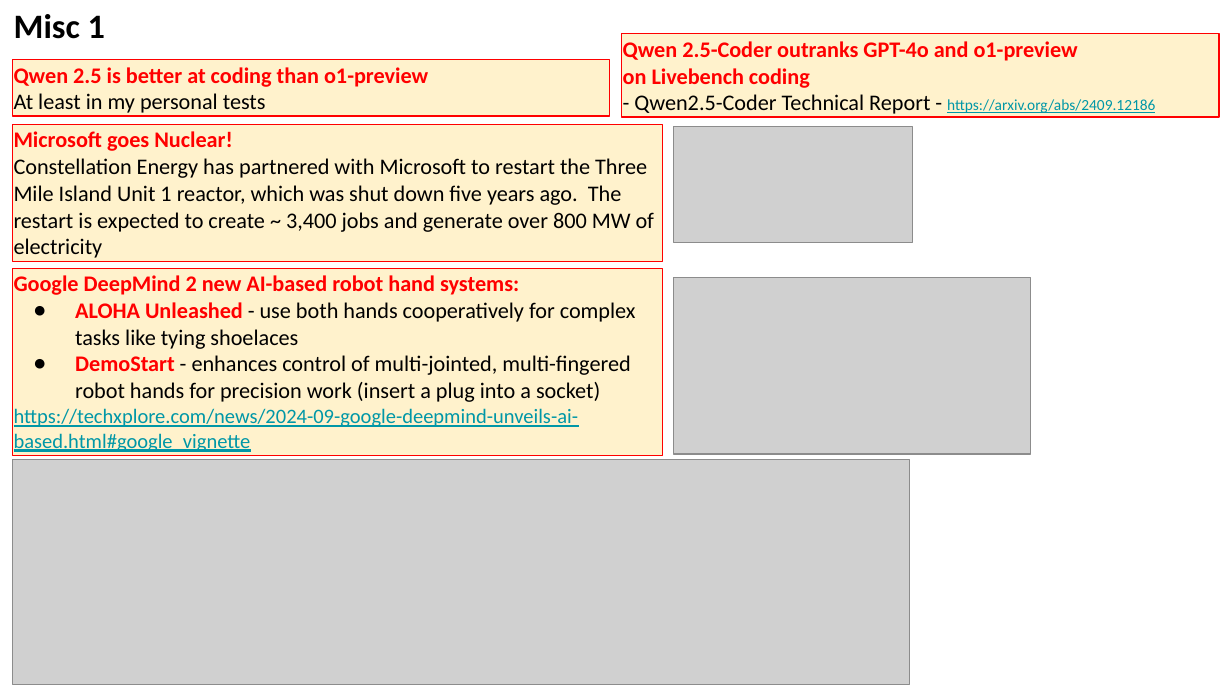
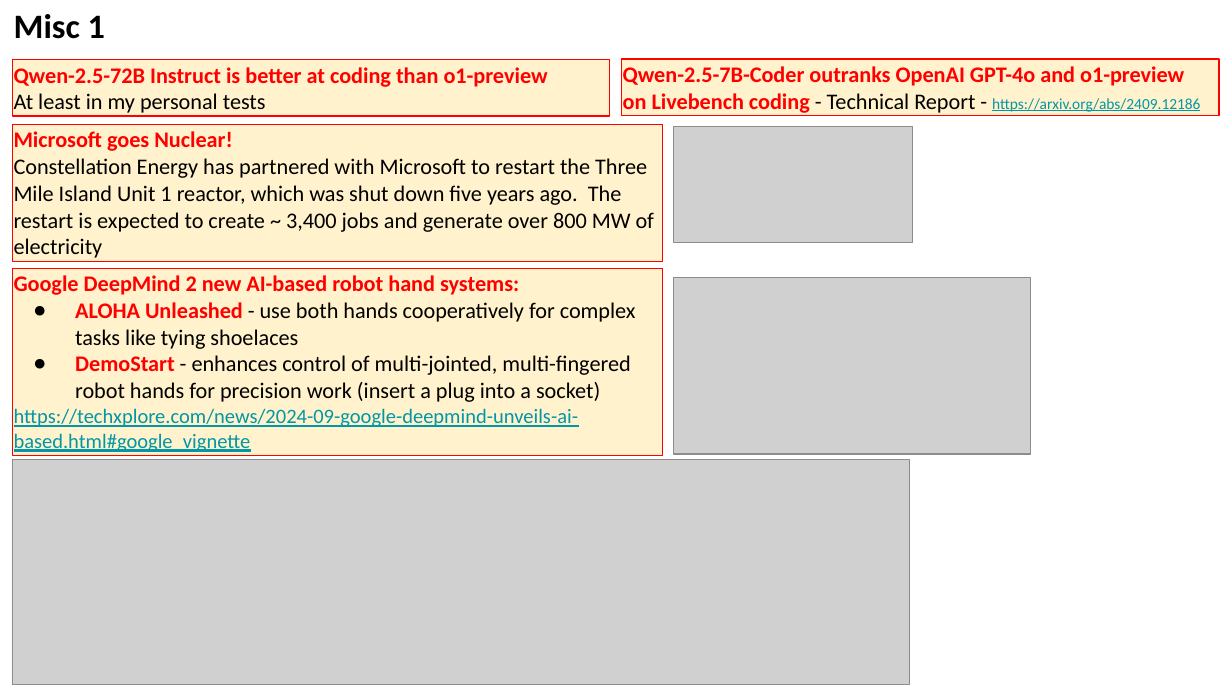
Before and after one commit to lselector/seminar, a slide deck: slide 8 of 2024/2024-09-27-AI-Updates.pptx (slide 5 before the commit). Drawn at 1232x693 pixels with LibreOffice and Linux fonts; fonts in the diff are those of the drawing; grey boxes stand for pictures. Boxes give left, top, right and bottom in pixels: in the first picture for what was removed or moved away, otherwise in the second. Text is boxed around its words. In the diff, an @@ line names an element or a change of style, - is before the commit and + after.

```diff
--- a/2024/2024-09-27-AI-Updates.pptx
+++ b/2024/2024-09-27-AI-Updates.pptx
@@ rectangle "Qwen-2.5-7B-Coder outranks OpenAI GPT-4o and ...": place and size @@
-rectangle "Qwen-2.5-7B-Coder outranks OpenAI GPT-4o and ..." at (622, 33, 1220, 117)
+rectangle "Qwen-2.5-7B-Coder outranks OpenAI GPT-4o and ..." at (622, 59, 1220, 116)
@@ text in rectangle at (14, 67, 548, 87): text changed @@
-Qwen 2.5 is better at coding than o1-preview
+Qwen-2.5-72B Instruct is better at coding than o1-preview
@@ text in rectangle at (623, 66, 1200, 113): text changed; bold on @@
-Qwen 2.5-Coder outranks GPT-4o and o1-preview
-on Livebench coding
-- Qwen2.5-Coder Technical Report - https://arxiv.org/abs/2409.12186
+Qwen-2.5-7B-Coder outranks OpenAI GPT-4o and o1-preview
+on Livebench coding - Technical Report - https://arxiv.org/abs/2409.12186
```
Also in this commit, not shown: 4 other slides changed, 6 slides added, 1 slide removed.
